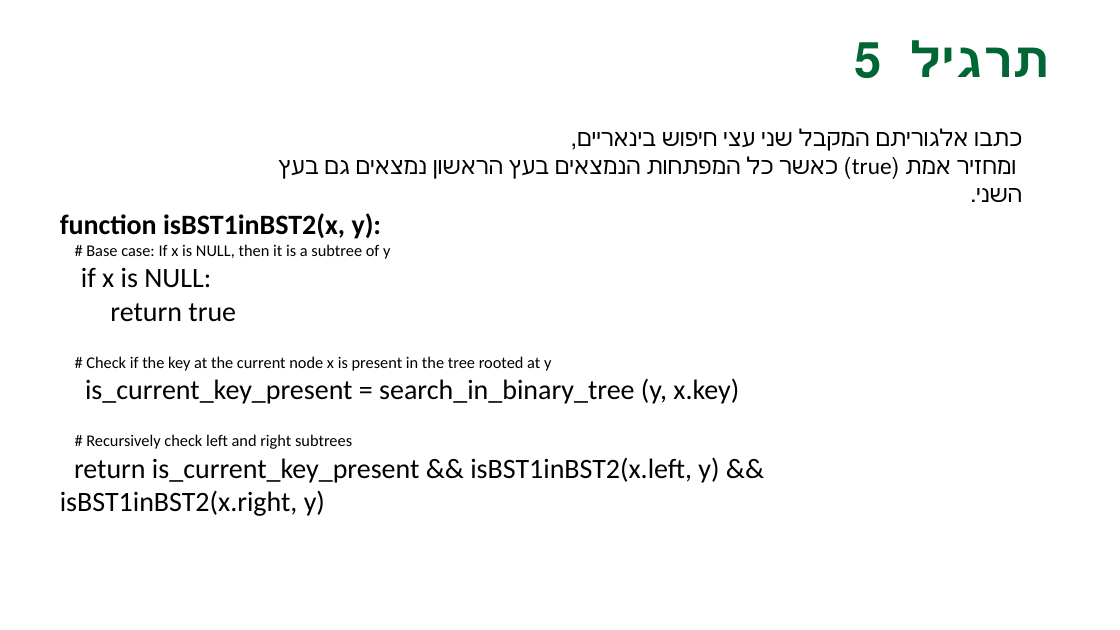
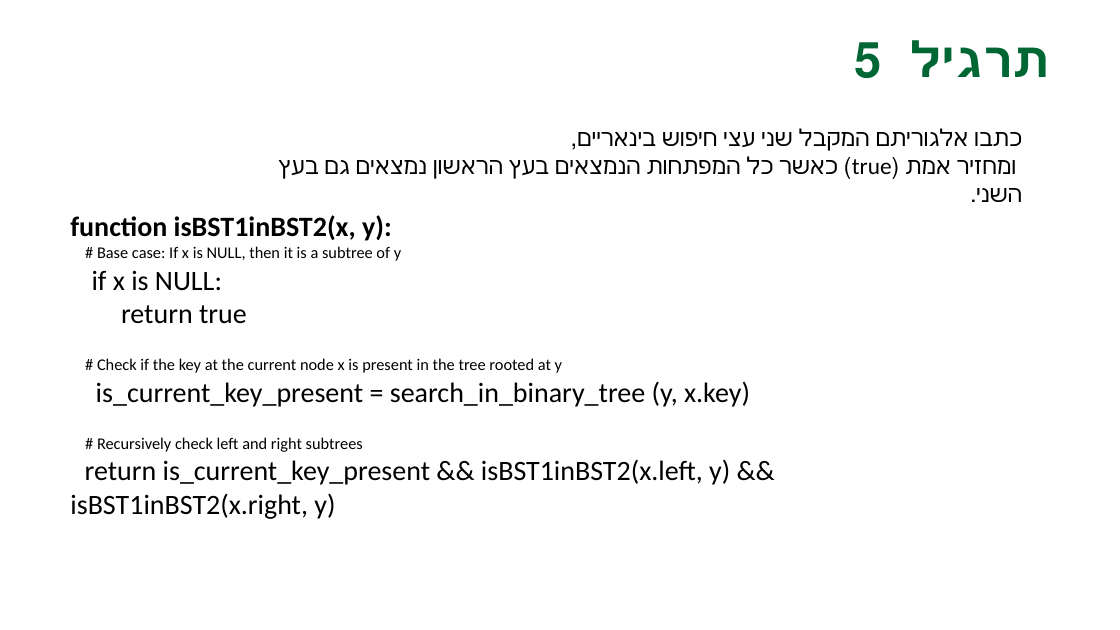
Before and after one commit to GenadyKogan/Data-Structures, a slide deck: slide 14 of binary-search-tree-06/תרגול 6.pptx. Drawn at 1120x630 pixels with LibreOffice and Linux fonts; fonts in the diff are those of the drawing; background and template pictures are left out. Boxes give left, top, right and bottom in pixels: in the first picture for what was removed or moved away, otherwise in the second. Text is boxed around its words. In the diff, an @@ line names an element or a change of style, - is before the commit and + after.

```diff
--- a/binary-search-tree-06/תרגול 6.pptx
+++ b/binary-search-tree-06/תרגול 6.pptx
@@ text "function isBST1inBST2(x, y):": place and size @@
-text "function isBST1inBST2(x, y):" at (60, 213, 739, 516)
+text "function isBST1inBST2(x, y):" at (70, 215, 750, 519)
```
Also in this commit, not shown: 1 other slide changed, 4 other files.
